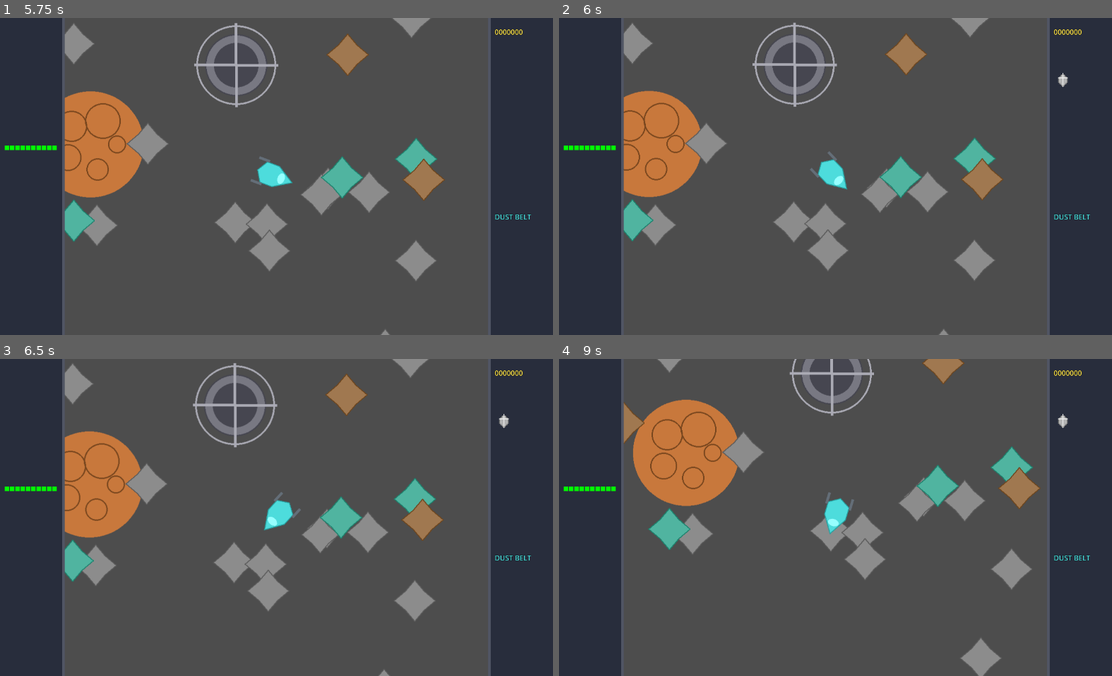
Above: before the commit, frames 1-4 (two rows, left to right).
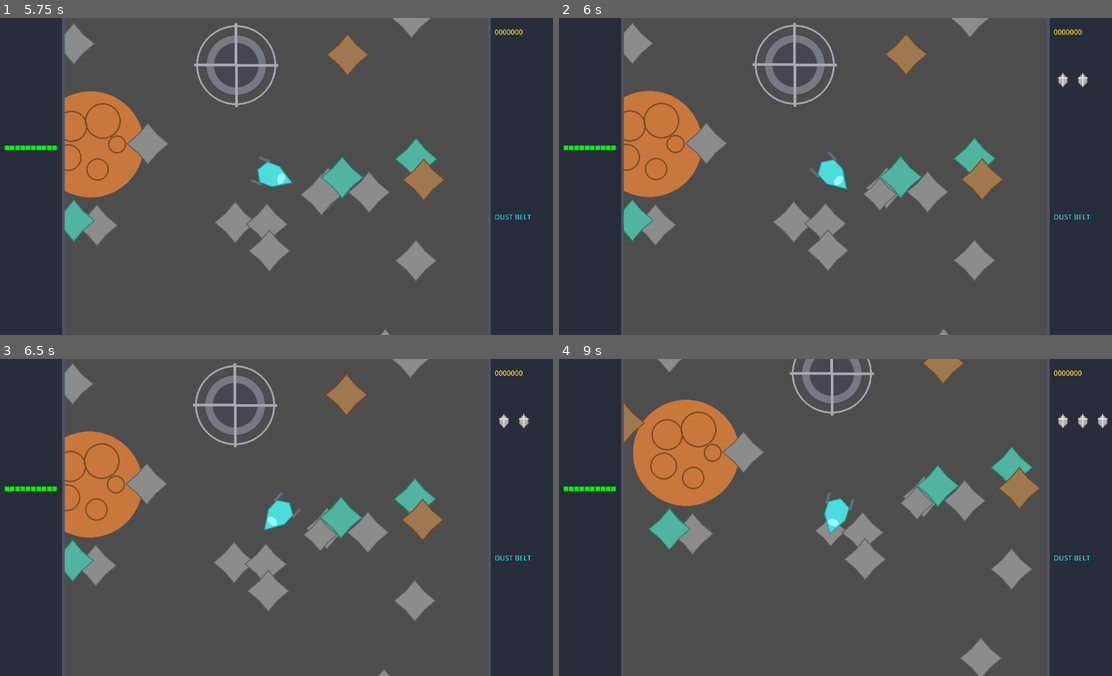
Above: after the commit, the same moments.

Repository: dannyowelch/spaceminer
Game: Godot game, scene res://main.tscn
The game is run twice, just before and just after one commit, with the same random seed, the same clock (stepped at 60 frames per second) and the same inputs.
Inputs:
- Up to frame 1 (5.75 s): tap Enter at 0.5 s; hold D (rotate_right) 0.53-1.28 s; tap E (dock) every 1.5 s from 0.6 to 5.1 s; hold A (rotate_left) 1.28-2.03 s; tap Space (fire) at 1.35, 2.85, 4.35 s; hold D (rotate_right) 2.03-2.78 s; hold W (thrust) 2.78-3.53 s; hold A (rotate_left) from 3.53 s (still down)
- Up to frame 2 (6 s): release A (rotate_left) at 5.78 s; hold D (rotate_right) from 5.78 s (still down); tap Space (fire) at 5.85 s
- Up to frame 3 (6.5 s): keep holding D (rotate_right)
- Up to frame 4 (9 s): release D (rotate_right) at 6.53 s; hold W (thrust) 6.53-7.28 s; tap E (dock) at 6.6, 8.1 s; hold D (rotate_right) 7.28-8.03 s; tap Space (fire) at 7.35, 8.85 s; hold A (rotate_left) from 8.03 s (still down)

Frame 1 is identical in both runs. In frame 2, 0.1% of the frame differs, in the area x 54-96%, y 17-62%; in frame 3, 0.1%; in frame 4, 0.3%, in the area x 45-100%, y 17-61%.

Commit message:
Add visible yellow mining beam
Game Designer lock: SPACE held shows visible mining beam.

- Yellow Line2D from scoop tip forward along ship facing (120 units)
- Visible only while SPACE held, hidden on release
- Beam uses line-circle intersection to find hit asteroids
- Only the first asteroid the beam hits gets mined (not proximity)
- Mining retriggers along the beam direction
- Shots still leave scoop along facing (no reticle, cursor hidden)

Co-authored-by: Danny Welch <dannyowelch@users.noreply.github.com>

Diff:
--- a/main.gd
+++ b/main.gd
@@ -160,32 +160,52 @@
 		return
 
 	var scoop_pos = player_ship.get_scoop_position()
-	var facing = Vector2(cos(player_ship.rotation - PI/2), sin(player_ship.rotation - PI/2))
-	var cone_angle = deg_to_rad(30)
+	var facing = player_ship.get_facing()
+	var beam_end = scoop_pos + facing * mining_range
+
+	var closest_asteroid = null
+	var closest_distance = INF
 
 	for asteroid in asteroids:
 		if not is_instance_valid(asteroid):
 			continue
 
-		var to_asteroid = asteroid.position - scoop_pos
-		var distance = to_asteroid.length()
-
-		if distance < mining_range:
-			var angle_to_asteroid = to_asteroid.normalized().angle_to(facing)
-
-			if abs(angle_to_asteroid) < cone_angle:
-				if audio:
-					audio.play_sfx("mine")
-				var mined = asteroid.mine(mining_power)
-				if mined > 0:
-					cargo_grid.add_ore(asteroid.rarity, mined)
-					if audio:
-						audio.play_sfx("ore_pickup")
-				if asteroid.ore_remaining <= 0:
-					if audio:
-						audio.play_sfx("asteroid_break")
-					asteroids.erase(asteroid)
-				break
+		var hit = _line_intersects_circle(scoop_pos, beam_end, asteroid.position, 40.0)
+		if hit:
+			var distance = scoop_pos.distance_to(asteroid.position)
+			if distance < closest_distance:
+				closest_distance = distance
+				closest_asteroid = asteroid
+
+	if closest_asteroid:
+		if audio:
+			audio.play_sfx("mine")
+		var mined = closest_asteroid.mine(mining_power)
+		if mined > 0:
+			cargo_grid.add_ore(closest_asteroid.rarity, mined)
+			if audio:
+				audio.play_sfx("ore_pickup")
+		if closest_asteroid.ore_remaining <= 0:
+			if audio:
+				audio.play_sfx("asteroid_break")
+			asteroids.erase(closest_asteroid)
+
+func _line_intersects_circle(line_start: Vector2, line_end: Vector2, circle_pos: Vector2, circle_radius: float) -> bool:
+	var d = line_end - line_start
+	var f = line_start - circle_pos
+
+	var a = d.dot(d)
+	var b = 2 * f.dot(d)
+	var c = f.dot(f) - circle_radius * circle_radius
+
+	var discriminant = b * b - 4 * a * c
+	if discriminant < 0:
+		return false
+
+	var t1 = (-b - sqrt(discriminant)) / (2 * a)
+	var t2 = (-b + sqrt(discriminant)) / (2 * a)
+
+	return (t1 >= 0 and t1 <= 1) or (t2 >= 0 and t2 <= 1)
 
 func sell_all_ore() -> int:
 	var total = 0
--- a/ship.gd
+++ b/ship.gd
@@ -8,8 +8,10 @@
 var drag: float = 0.98
 
 var main_ref: Node = null
+var mining_beam_length: float = 120.0
 
 @onready var sprite: Sprite2D = $Sprite2D
+@onready var mining_beam: Line2D = $MiningBeam
 
 func _ready():
 	z_index = 10
@@ -41,7 +43,10 @@
 	position.y = clampf(position.y, 50, 1000)
 
 	if Input.is_action_pressed("mine") and main_ref:
+		_update_mining_beam()
 		main_ref.try_mine()
+	else:
+		mining_beam.visible = false
 
 	if Input.is_action_just_pressed("fire") and main_ref and main_ref.has_weapon:
 		_fire_weapon()
@@ -50,6 +55,17 @@
 	var facing = Vector2(cos(rotation - PI/2), sin(rotation - PI/2))
 	var scoop_offset = 64.0
 	return position + facing * scoop_offset
+
+func get_facing() -> Vector2:
+	return Vector2(cos(rotation - PI/2), sin(rotation - PI/2))
+
+func _update_mining_beam():
+	mining_beam.visible = true
+	var scoop_local = get_facing() * 64.0
+	var beam_end_local = scoop_local + get_facing() * mining_beam_length
+	mining_beam.clear_points()
+	mining_beam.add_point(scoop_local)
+	mining_beam.add_point(beam_end_local)
 
 func _fire_weapon():
 	if main_ref and main_ref.audio:
--- a/ship.tscn
+++ b/ship.tscn
@@ -8,3 +8,8 @@
 
 [node name="Sprite2D" type="Sprite2D" parent="."]
 texture = ExtResource("2_texture")
+
+[node name="MiningBeam" type="Line2D" parent="."]
+visible = false
+width = 2.0
+default_color = Color(1, 1, 0, 0.8)
